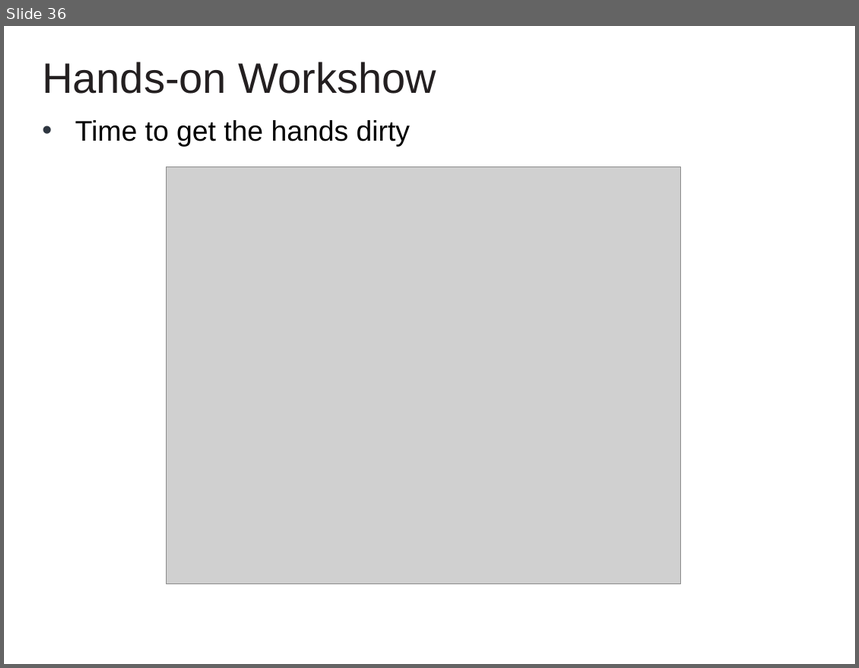
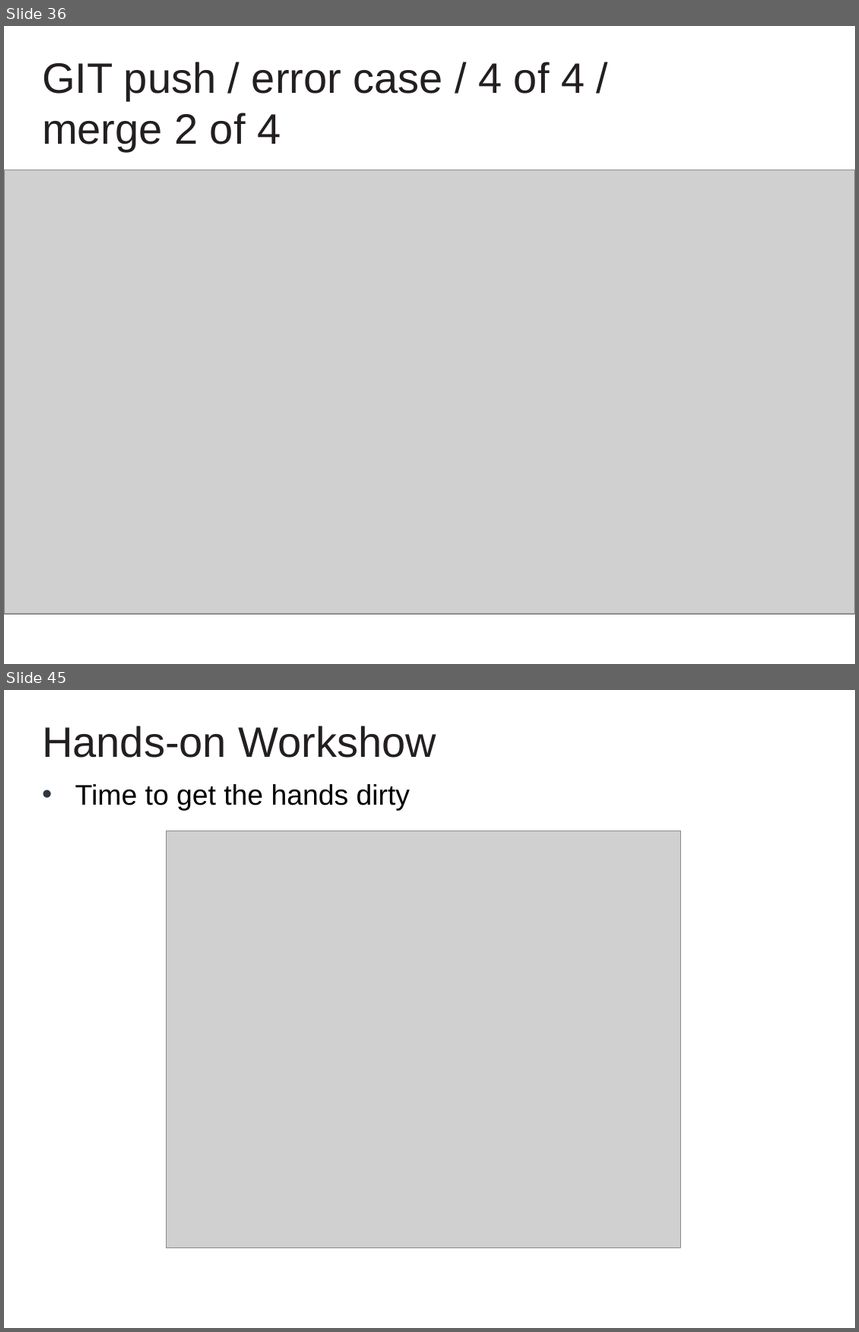
Before and after one commit to cvmocanu/git-presentation, a slide deck: GIT Presentation.pptx. Shown one above the other, each under a label of ours: slide 36 before the commit, slides 36 and 45 after it; the slides between them are not shown. The pictures are 859x668 and 859x1332 pixels, drawn with LibreOffice and Linux fonts; fonts in the diff are those of the drawing; grey boxes stand for pictures; background and template pictures are left out. Boxes give left, top, right and bottom in pixels: in the first picture for what was removed or moved away, otherwise in the second. Text is boxed around its words. In the diff, an @@ line names an element or a change of style, - is before the commit and + after.

```diff
--- a/GIT Presentation.pptx
+++ b/GIT Presentation.pptx
@@ slide 36 added at <box>4,26,855,664</box>, background #FFFFFF @@
@@ text added at <box>42,62,585,151</box>, 36 pt, text #231F20 @@
+GIT push / error case / 4 of 4 /
+merge 2 of 4
@@ picture added at <box>5,170,855,614</box> @@
@@ what was slide 36 is now slide 45 @@
```
Also in this commit, not shown: 3 slides changed, 13 other slides added, 5 slides removed, 29 other files.
